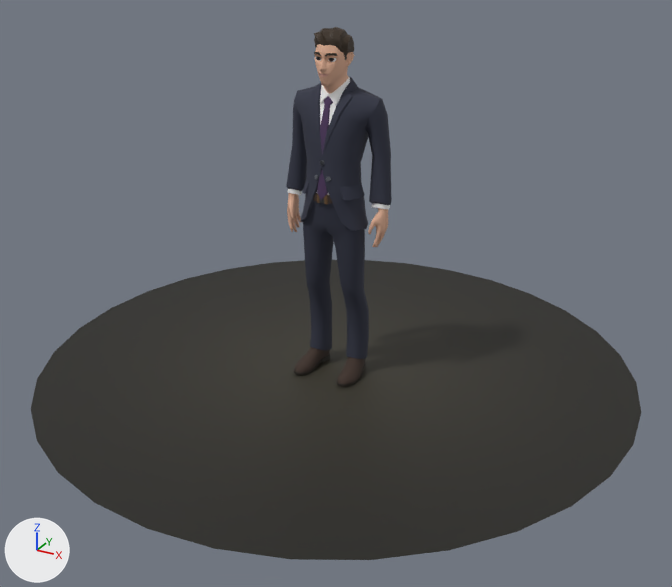
A saved change to the glTF model public/man_in_suit/scene.gltf.
Rendered twice from a 50 mm lens placed at (215.0, -390.0, 238.0), pointed at (8.0, -15.0, 51.0). Every picture has the same lights, and +X, +Y and +Z are marked at lower left. The first picture is the older version. Where no turn or scale is listed for an object, it has been applied to the vertices.

Objects in the first picture: 'floor__0', 'man_in_suit_leather_0', 'man_in_suit_skin_0', 'man_in_suit_suit_0' and 6 more.
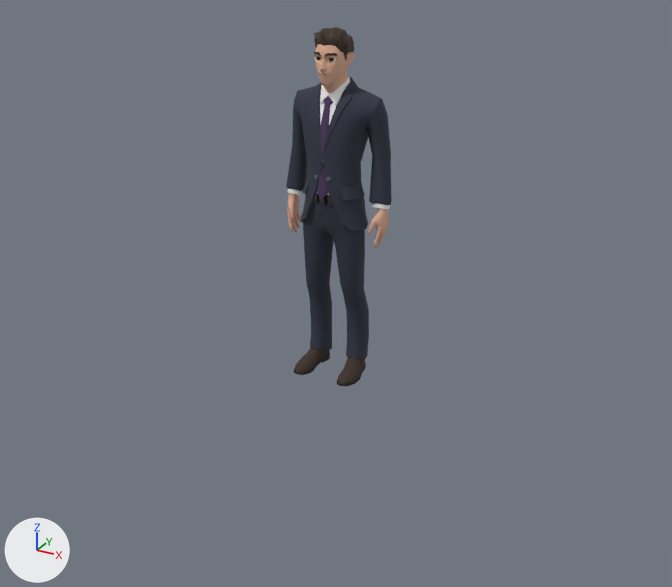
Changed parts and their boxes (x1, y1, x2, y2) in the pictures (672 x 587 px):
'floor__0', deleted
    before: (31, 260, 641, 560)

The change, as a list of edits to the scene's bpy script:
```text
Remove ob_floor__0:
    ob_floor__0 = bpy.data.objects.new('floor__0', me_floor__0)
    ob_floor__0.location = (0.0, 0.0, 0.0)
```
